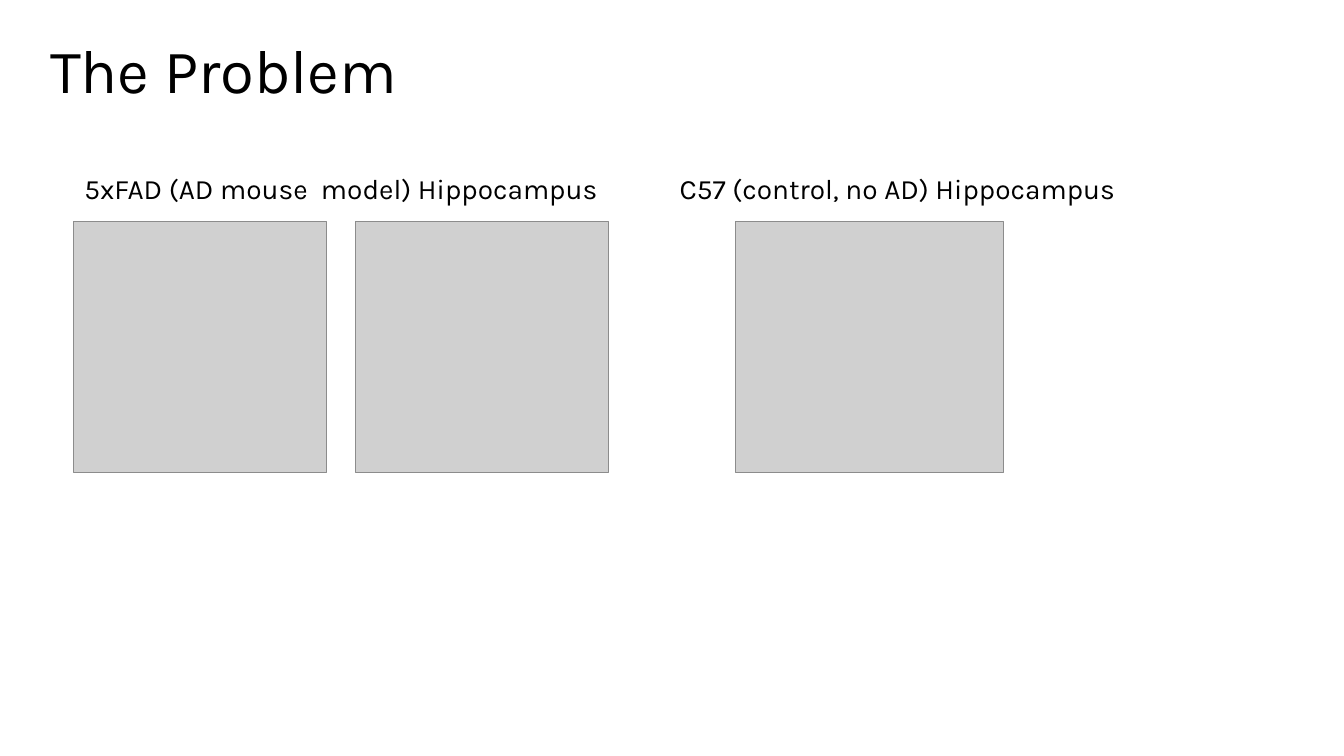
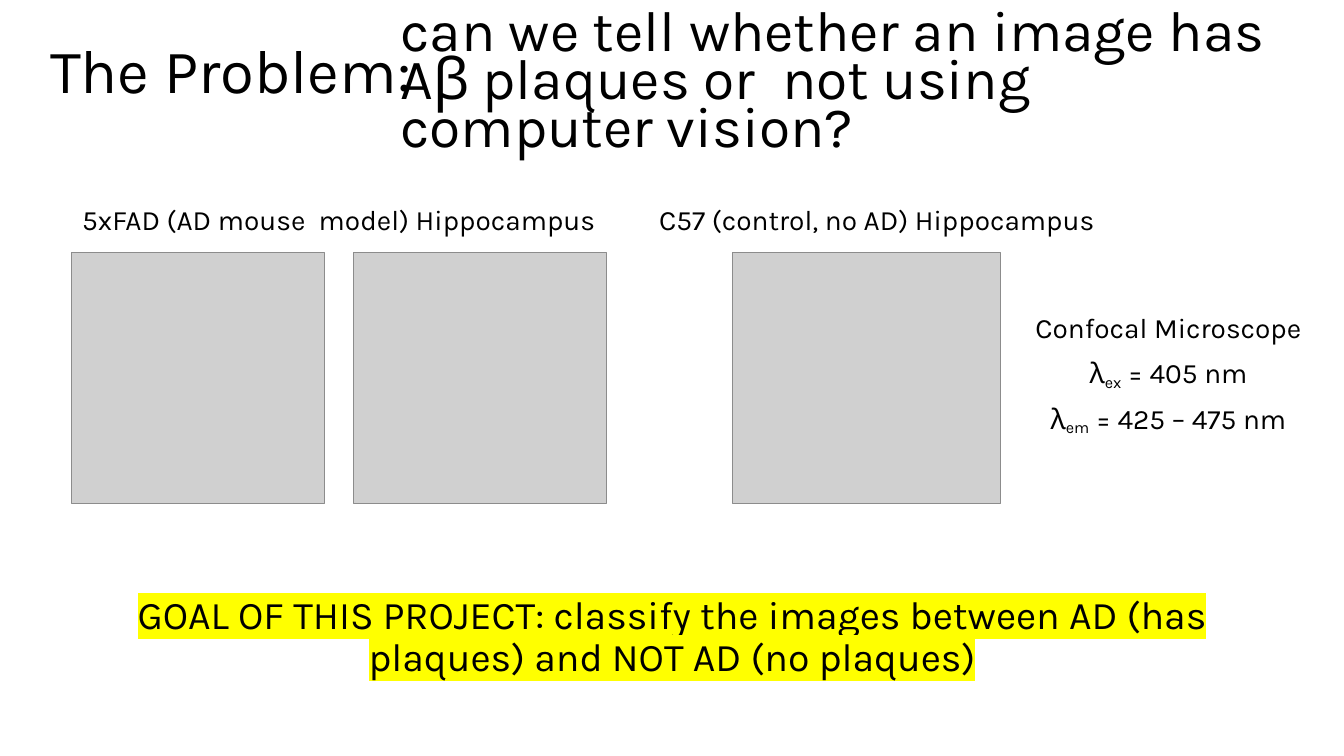
Before and after one commit to skylar-suarez/DIP_finproj_25, a slide deck: slide 3 of BIOE5100_finalproj_spr25.pptx. Drawn at 1344x756 pixels with LibreOffice and Linux fonts; fonts in the diff are those of the drawing; grey boxes stand for pictures. Boxes give left, top, right and bottom in pixels: in the first picture for what was removed or moved away, otherwise in the second. Text is boxed around its words. In the diff, an @@ line names an element or a change of style, - is before the commit and + after.

```diff
--- a/BIOE5100_finalproj_spr25.pptx
+++ b/BIOE5100_finalproj_spr25.pptx
@@ text added at [400, 11, 1265, 161], 40.7 pt, text #000000 @@
+can we tell whether an image has Aβ plaques or not using computer vision?
@@ title at [50, 38, 411, 99]: text changed @@
-The Problem
+The Problem:
@@ 2 pictures, 1 text: place and size @@
-2 pictures, 1 text at [74, 178, 1003, 473]
+2 pictures, 1 text at [72, 210, 1001, 504]
@@ text "C57 (control, no AD) Hippocampus": place and size @@
-text "C57 (control, no AD) Hippocampus" at [680, 179, 1114, 206]
+text "C57 (control, no AD) Hippocampus" at [659, 209, 1094, 237]
@@ picture: place and size @@
-picture at [356, 222, 609, 473]
+picture at [353, 253, 606, 504]
@@ text added at [1035, 318, 1301, 430], 20 pt, text #000000 @@
+Confocal Microscope
+λex = 405 nm
+λem = 425 – 475 nm
@@ text added at [138, 594, 1207, 681], 28 pt, text #000000 @@
+GOAL OF THIS PROJECT: classify the images between AD (has plaques) and NOT AD (no plaques)
```
Also in this commit, not shown: 1 other slide changed, 2 slides added, 1 slide removed, 1 other file.
